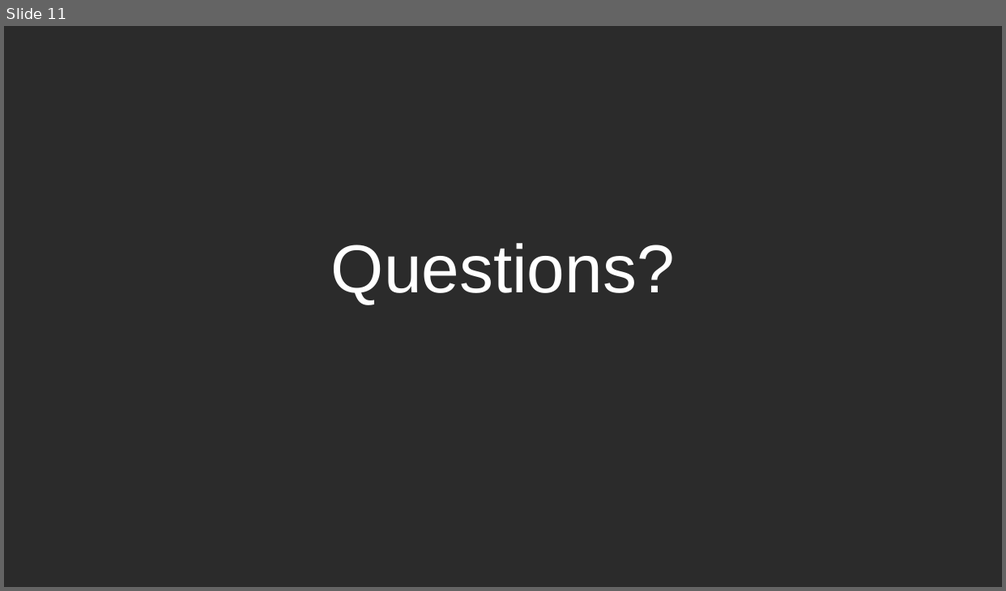
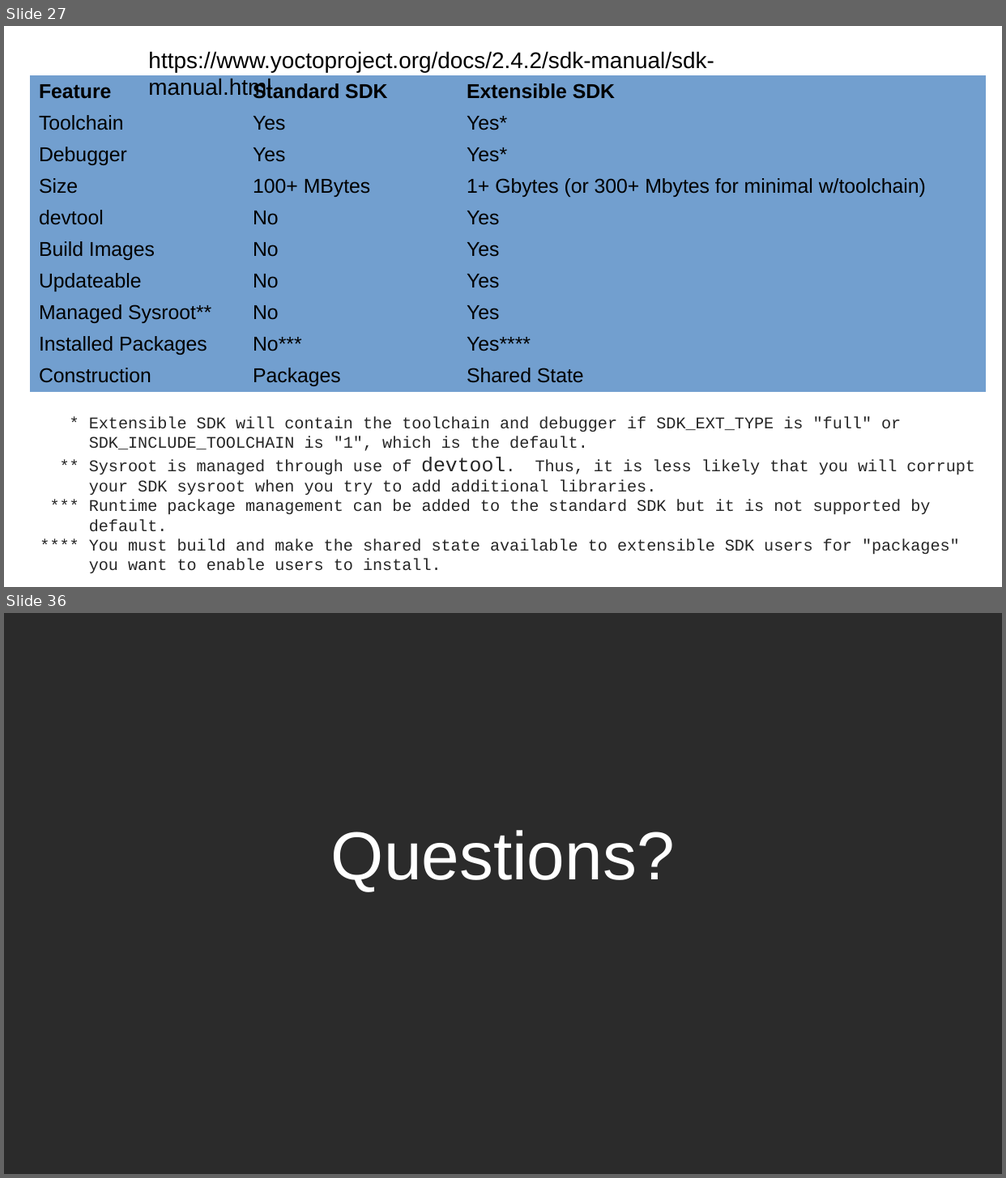
Before and after one commit to e-ale/Slides, a slide deck: yocto-images/src/build-images-with-yocto-project.odp. Shown one above the other, each under a label of ours: slide 11 before the commit, slides 27 and 36 after it; the slides between them are not shown. The pictures are 1006x591 and 1006x1178 pixels, drawn with LibreOffice and Linux fonts; fonts in the diff are those of the drawing; background and template pictures are left out; a plain dark background stands for a picture behind light text. Boxes give left, top, right and bottom in pixels: in the first picture for what was removed or moved away, otherwise in the second. Text is boxed around its words. In the diff, an @@ line names an element or a change of style, - is before the commit and + after.

Commit message:
yocto-images: Update Slides
* Add more detail about:
  - layers
  - layer index
  - workflow tools

```diff
--- a/yocto-images/src/build-images-with-yocto-project.odp
+++ b/yocto-images/src/build-images-with-yocto-project.odp
@@ slide 27 added at box(4, 26, 1002, 587), background #FFFFFF @@
@@ text added at box(148, 51, 714, 99), 18 pt, text #000000 @@
+https://www.yoctoproject.org/docs/2.4.2/sdk-manual/sdk-manual.html
@@ table added at box(30, 75, 986, 393), 10 rows, 3 columns @@
+Feature | Standard SDK | Extensible SDK
+Toolchain | Yes | Yes*
+Debugger | Yes | Yes*
+Size | 100+ MBytes | 1+ Gbytes (or 300+ Mbytes for minimal w/toolchain)
+devtool | No | Yes
+Build Images | No | Yes
+Updateable | No | Yes
+Managed Sysroot** | No | Yes
+Installed Packages | No*** | Yes****
+Construction | Packages | Shared State
@@ text added at box(89, 416, 975, 555), 13 pt, text #262626 @@
+* Extensible SDK will contain the toolchain and debugger if SDK_EXT_TYPE is "full" or
+SDK_INCLUDE_TOOLCHAIN is "1", which is the default.
+** Sysroot is managed through use of devtool. Thus, it is less likely that you will corrupt
+your SDK sysroot when you try to add additional libraries.
+*** Runtime package management can be added to the standard SDK but it is not supported by
+default.
+**** You must build and make the shared state available to extensible SDK users for "packages"
+you want to enable users to install.
@@ what was slide 11 is now slide 36 @@
```
Also in this commit, not shown: 3 slides changed, 25 other slides added, 1 slide removed, 1 other file.
